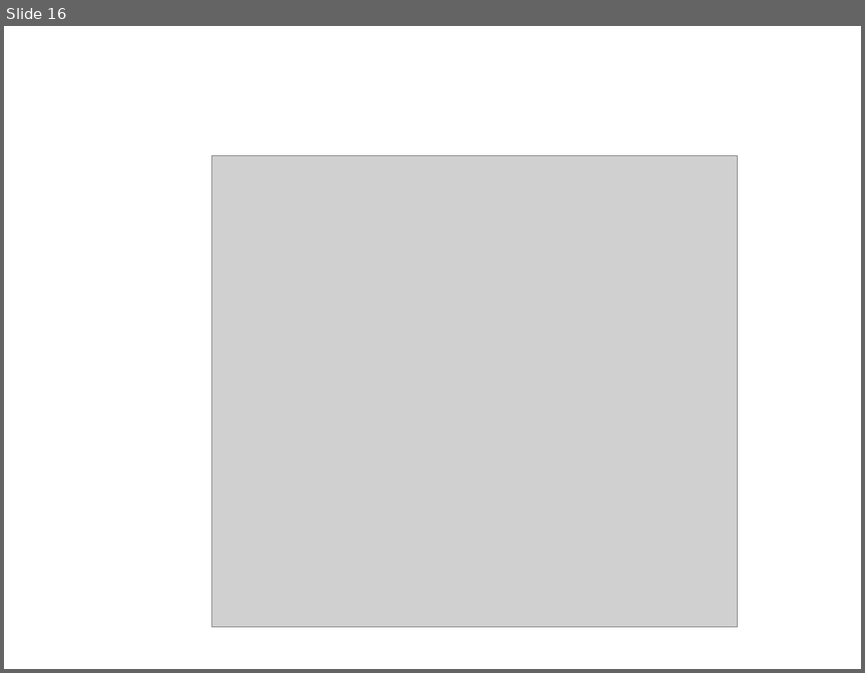
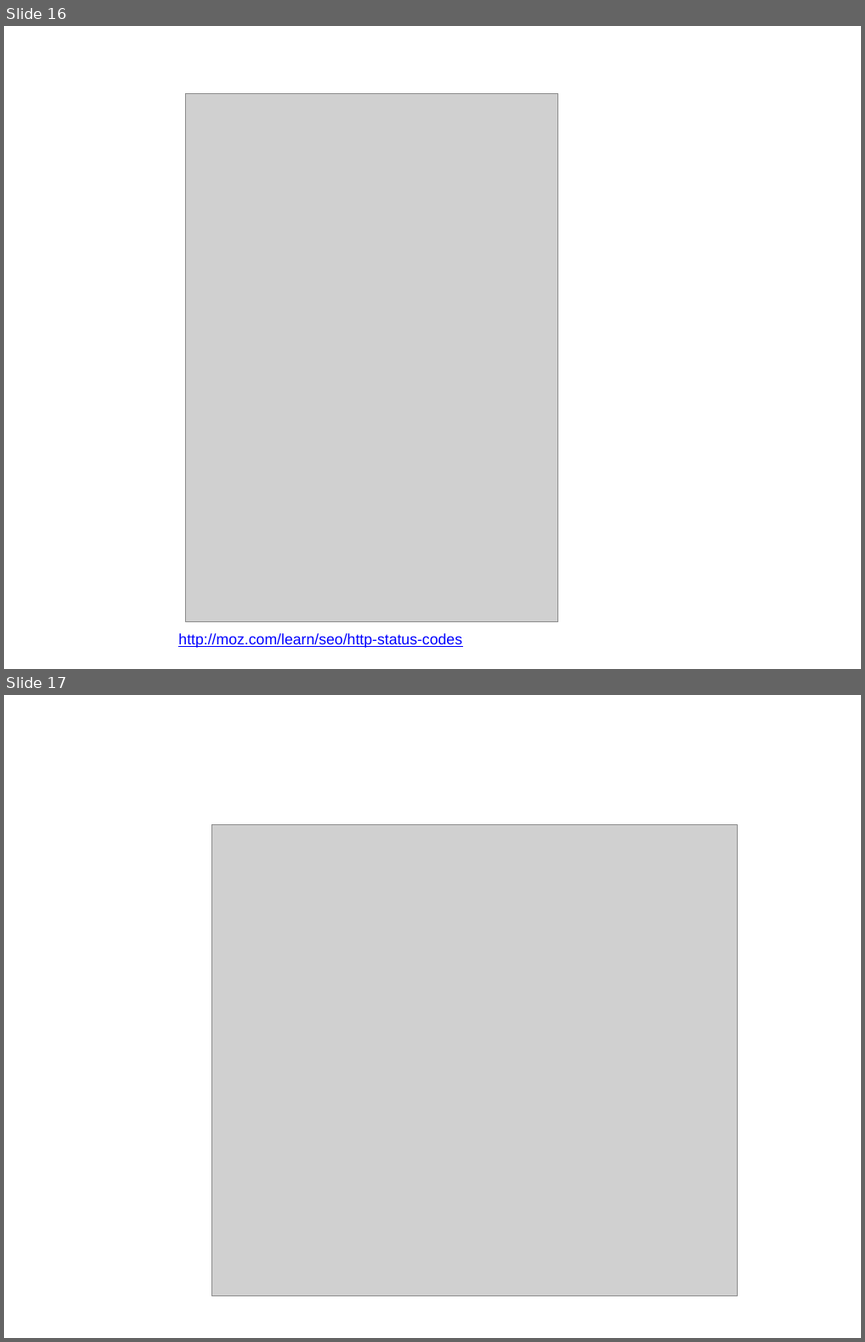
Before and after one commit to mahanare/cs-training, a slide deck: batch4/basics/data/careerscale Java training - Web.pptx. Shown one above the other, each under a label of ours: slide 16 before the commit, slides 16 and 17 after it. The pictures are 865x673 and 865x1342 pixels, drawn with LibreOffice and Linux fonts; fonts in the diff are those of the drawing; grey boxes stand for pictures; background and template pictures are left out. Boxes give left, top, right and bottom in pixels: in the first picture for what was removed or moved away, otherwise in the second. Text is boxed around its words. In the diff, an @@ line names an element or a change of style, - is before the commit and + after.

```diff
--- a/batch4/basics/data/careerscale Java training - Web.pptx
+++ b/batch4/basics/data/careerscale Java training - Web.pptx
@@ slide 16 added at [4,26,861,669], background #FFFFFF @@
@@ picture added at [185,94,557,621] @@
@@ text added at [178,633,462,647], 14 pt, text #0000FF, underline @@
+http://moz.com/learn/seo/http-status-codes
@@ what was slide 16 is now slide 17 @@
```
Also in this commit, not shown: 2 slides changed.
